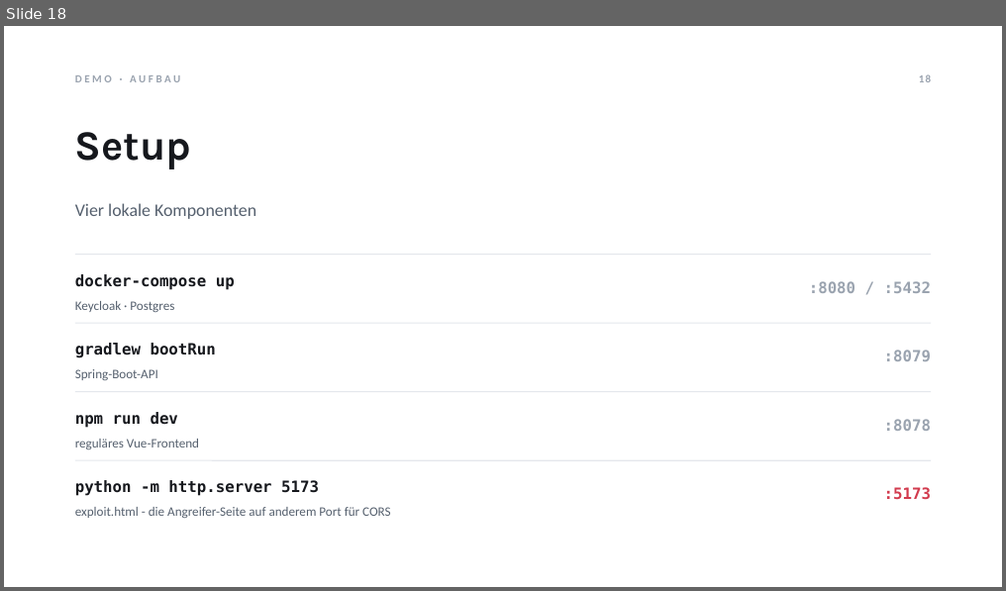
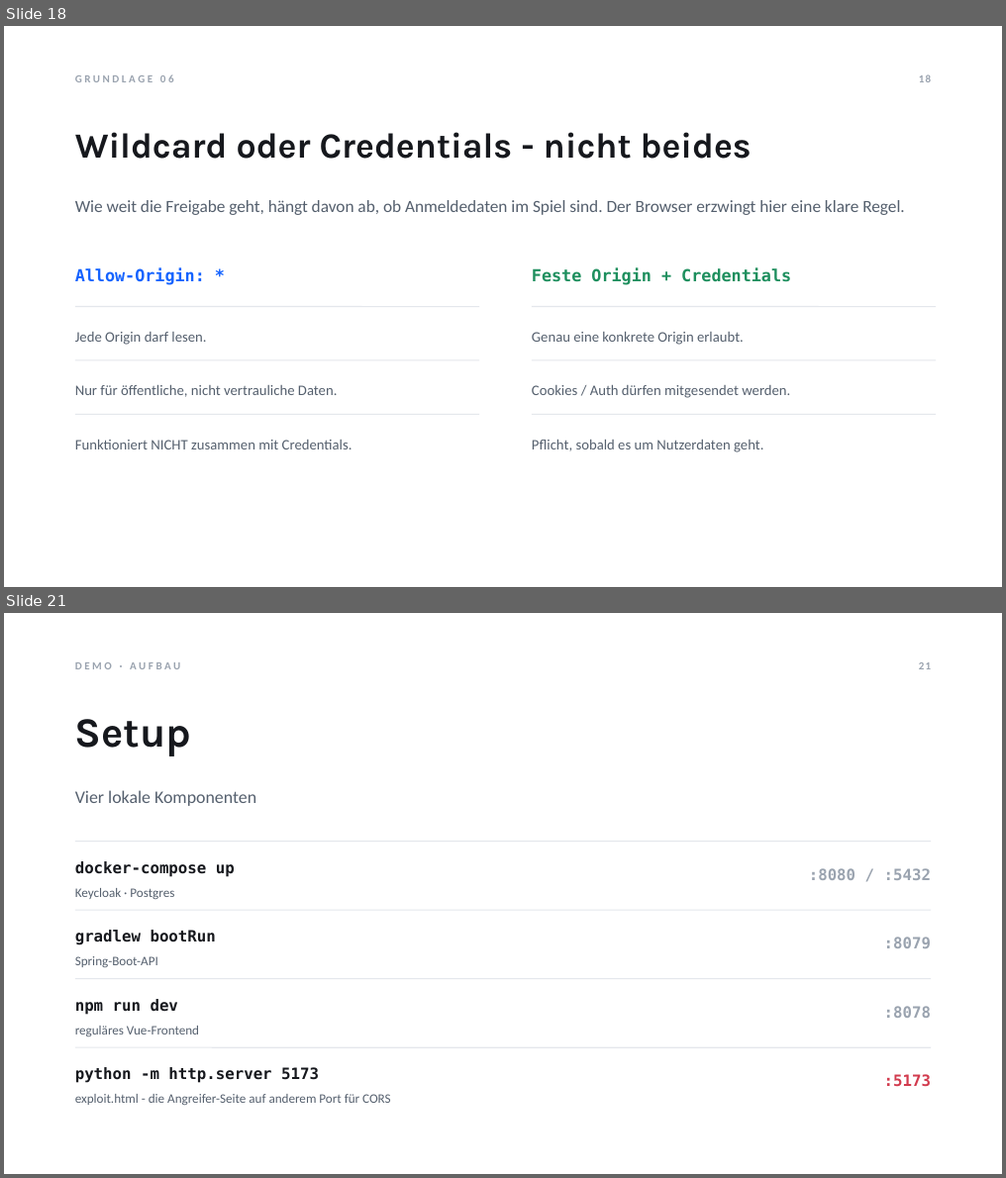
Before and after one commit to Tom-N-M/its-xss_and_cors, a slide deck: XSS-CORS-Praesentation.pptx. Shown one above the other, each under a label of ours: slide 18 before the commit, slides 18 and 21 after it; the slides between them are not shown. The pictures are 1006x591 and 1006x1178 pixels, drawn with LibreOffice and Linux fonts; fonts in the diff are those of the drawing. Boxes give left, top, right and bottom in pixels: in the first picture for what was removed or moved away, otherwise in the second. Text is boxed around its words. In the diff, an @@ line names an element or a change of style, - is before the commit and + after.

```diff
--- a/XSS-CORS-Praesentation.pptx
+++ b/XSS-CORS-Praesentation.pptx
@@ slide 18 added at box(4, 26, 1002, 587), background #FFFFFF @@
@@ text added at box(75, 75, 174, 82), 10.5 pt, text #9AA3AF, bold @@
+GRUNDLAGE 06
@@ page number added at box(919, 75, 931, 82), 10.5 pt, text #9AA3AF, bold @@
+18
@@ text added at box(75, 132, 751, 159), 34 pt, text #16181D, bold @@
+Wildcard oder Credentials - nicht beides
@@ text added at box(75, 200, 905, 215), 16.5 pt, text #55606E @@
+Wie weit die Freigabe geht, hängt davon ab, ob Anmeldedaten im Spiel sind. Der Browser erzwingt hier eine klare Regel.
@@ text added at box(75, 269, 205, 285), 16 pt, text #1463FF, bold @@
+Allow-Origin: *
@@ text added at box(532, 269, 791, 285), 16 pt, text #1E8F5E, bold @@
+Feste Origin + Credentials
@@ line added from (75, 307) to (479, 307), #E4E7EC 1 pt @@
@@ line added from (532, 307) to (936, 307), #E4E7EC 1 pt @@
@@ text added at box(75, 332, 206, 345), 14 pt, text #55606E @@
+Jede Origin darf lesen.
@@ text added at box(532, 332, 744, 345), 14 pt, text #55606E @@
+Genau eine konkrete Origin erlaubt.
@@ line added from (75, 361) to (479, 361), #E4E7EC 1 pt @@
@@ line added from (532, 361) to (936, 361), #E4E7EC 1 pt @@
@@ text added at box(75, 385, 338, 397), 14 pt, text #55606E @@
+Nur für öffentliche, nicht vertrauliche Daten.
@@ text added at box(532, 385, 790, 398), 14 pt, text #55606E @@
+Cookies / Auth dürfen mitgesendet werden.
@@ line added from (75, 414) to (479, 414), #E4E7EC 1 pt @@
@@ text added at box(75, 440, 352, 450), 14 pt, text #55606E @@
+Funktioniert NICHT zusammen mit Credentials.
@@ line added from (532, 414) to (936, 414), #E4E7EC 1 pt @@
@@ text added at box(532, 440, 763, 453), 14 pt, text #55606E @@
+Pflicht, sobald es um Nutzerdaten geht.
@@ what was slide 18 is now slide 21 @@
@@ page number at box(919, 663, 931, 669): text changed @@
-18
+21
```
Also in this commit, not shown: 3 slides changed, 4 other slides added, 2 slides removed, 1 other file.
